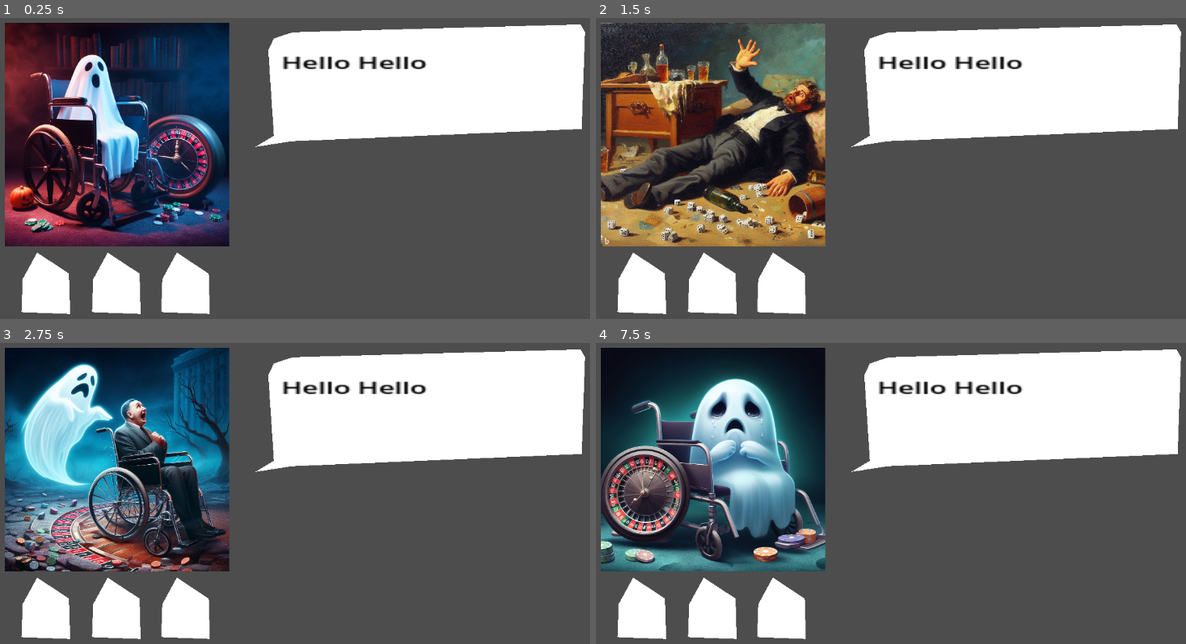
Above: before the commit, frames 1-4 (two rows, left to right).
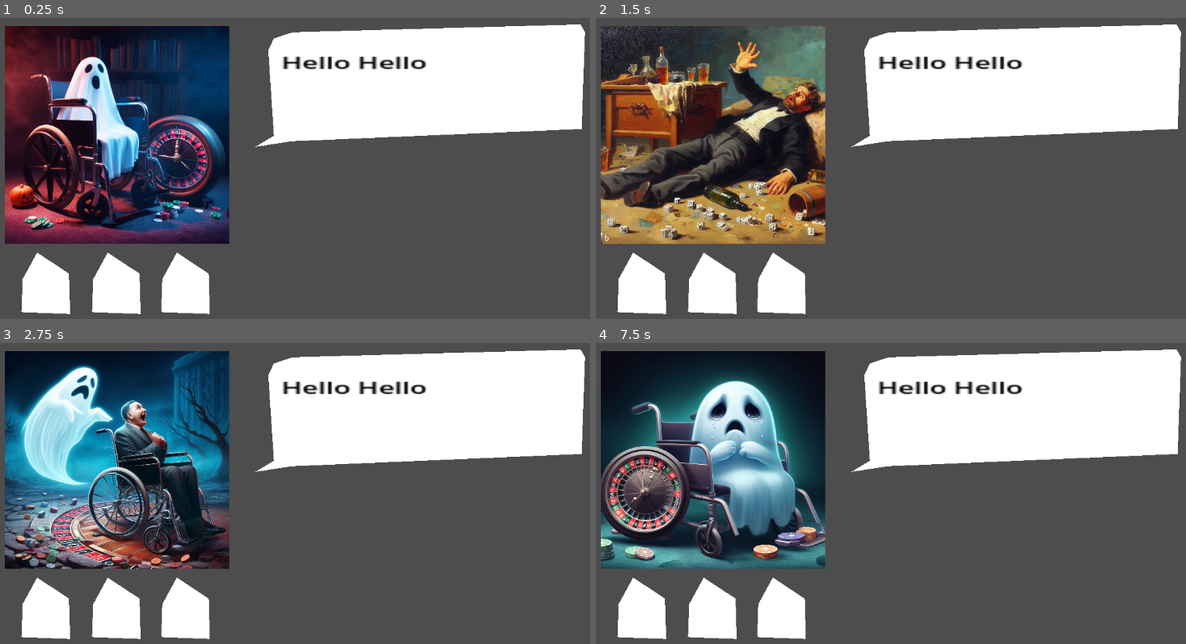
Above: after the commit, the same moments.

Repository: daoslies/TeamGame
Game: Godot game, scene res://Scenes/PlayScreen.tscn
Two runs of this game, one before a commit and one after it. Both use one fixed random seed, a clock stepped at 60 frames per second and the inputs below. The project has no main scene, so this scene is started directly.
Inputs:
- Up to frame 1 (0.25 s): no input
- Up to frame 2 (1.5 s): tap Enter at 1.25 s
- Up to frame 3 (2.75 s): no input
- Up to frame 4 (7.5 s): tap Space at 3.5, 5, 6.5 s; tap Enter at 4.25, 5.75 s

The runs differ from the first frame. In frame 1, 4.9% of the frame differs, in the area x 0-39%, y 1-76%; in frame 2, 6.2%; in frame 3, 7.4%; in frame 4, 5.0%.
Error after the commit: Parse Error: Cannot find member "Read" in base "FileAccess". (res://Scenes/GetCharacter.gd:6)

Commit message:
Quips and Json
quipjson

Diff:
--- /dev/null
+++ b/Game/Scenes/Disabled_ghost.tscn
@@ -0,0 +1,7 @@
+[gd_scene load_steps=2 format=3 uid="uid://ccmek1o7axdd1"]
+
+[ext_resource type="Texture2D" uid="uid://b3q2imdh4g32k" path="res://Character_Art/DisabledGhost.jpeg" id="1_vlkes"]
+
+[node name="DisabledGhost" type="Sprite2D"]
+position = Vector2(248, 324)
+texture = ExtResource("1_vlkes")
--- /dev/null
+++ b/Game/Scenes/GetCharacter.gd
@@ -0,0 +1,18 @@
+extends Node2D
+
+
+# Called when the node enters the scene tree for the first time.
+func _ready():
+	var x = FileAccess.open("res://Filled_Characters/Ghost.json", FileAccess.Read)
+
+	var data_text = x.get_as_text()
+	var json = JSON.new()
+	var data_parse = json.parse(data_text)
+	var data = json.get_data()
+	var personify = data
+	pass # Replace with function body.
+
+
+# Called every frame. 'delta' is the elapsed time since the previous frame.
+func _process(delta):
+	pass
--- a/Game/Scenes/PlayScreen.tscn
+++ b/Game/Scenes/PlayScreen.tscn
@@ -1,5 +1,6 @@
-[gd_scene load_steps=3 format=3 uid="uid://b6e71euaeoyhn"]
+[gd_scene load_steps=4 format=3 uid="uid://dcbnomws6gwpy"]
 
+[ext_resource type="Script" path="res://Scenes/GetCharacter.gd" id="1_k481s"]
 [ext_resource type="Texture2D" uid="uid://b3q2imdh4g32k" path="res://Character_Art/DisabledGhost.jpeg" id="1_mu2wk"]
 
 [sub_resource type="GDScript" id="GDScript_btyv4"]
@@ -26,10 +27,11 @@
 "
 
 [node name="Node2D" type="Node2D"]
+script = ExtResource("1_k481s")
 
 [node name="DisabledGhost" type="Sprite2D" parent="."]
 position = Vector2(219.125, 213.125)
-scale = Vector2(0.390381, 0.390381)
+scale = Vector2(0.390381, 0.379713)
 texture = ExtResource("1_mu2wk")
 script = SubResource("GDScript_btyv4")
 
@@ -50,11 +52,6 @@
 position = Vector2(9.725, 11.025)
 scale = Vector2(1, 0.989689)
 
-[node name="Higher" type="Polygon2D" parent="HiLowButtons"]
-position = Vector2(67, 417)
-scale = Vector2(0.997312, 1.65738)
-polygon = PackedVector2Array(-0.375641, 0.0419922, -26.3756, 29.042, -28.3756, 65.042, 58.6244, 67.042, 56.6244, 23.042)
-
 [node name="Same" type="Polygon2D" parent="HiLowButtons"]
 position = Vector2(192.905, 417)
 scale = Vector2(0.997312, 1.65738)
@@ -64,3 +61,12 @@
 position = Vector2(316.25, 417)
 scale = Vector2(0.997, 1.657)
 polygon = PackedVector2Array(-0.375641, 0.0419922, -26.3756, 29.042, -28.3756, 65.042, 58.6244, 67.042, 56.6244, 23.042)
+
+[node name="CollisionPolygon2D" type="CollisionPolygon2D" parent="HiLowButtons"]
+position = Vector2(67, 417)
+scale = Vector2(0.997312, 1.65738)
+
+[node name="Higher" type="Polygon2D" parent="HiLowButtons"]
+position = Vector2(67, 417)
+scale = Vector2(0.997312, 1.65738)
+polygon = PackedVector2Array(-0.375641, 0.0419922, -26.3756, 29.042, -28.3756, 65.042, 58.6244, 67.042, 56.6244, 23.042)
--- a/Game/Scenes/QuipSelector.gd
+++ b/Game/Scenes/QuipSelector.gd
@@ -6,6 +6,8 @@
 var seconds = 0
 # Called when the node enters the scene tree for the first time.
 func _ready():
+	var character = load("res://Scenes/init_.gd").new()
+	print('Quipds: ', character)
 	text = "Hello world!"
 	pass # Replace with function body.
 
--- a/Game/Scenes/WinScreen.tscn
+++ b/Game/Scenes/WinScreen.tscn
@@ -1,7 +1,7 @@
-[gd_scene load_steps=2 format=3 uid="uid://d1v0g7ra0junw"]
+[gd_scene load_steps=2 format=3 uid="uid://broiiy62y8gye"]
 
 [ext_resource type="Texture2D" uid="uid://b3q2imdh4g32k" path="res://Character_Art/DisabledGhost.jpeg" id="1_uo8s7"]
 
-[node name="DisabledGhost" type="Sprite2D"]
+[node name="DisabledGhost2" type="Sprite2D"]
 position = Vector2(248, 324)
 texture = ExtResource("1_uo8s7")
Not shown, added: Game/Character_Art/The Drunk.jpg.import
